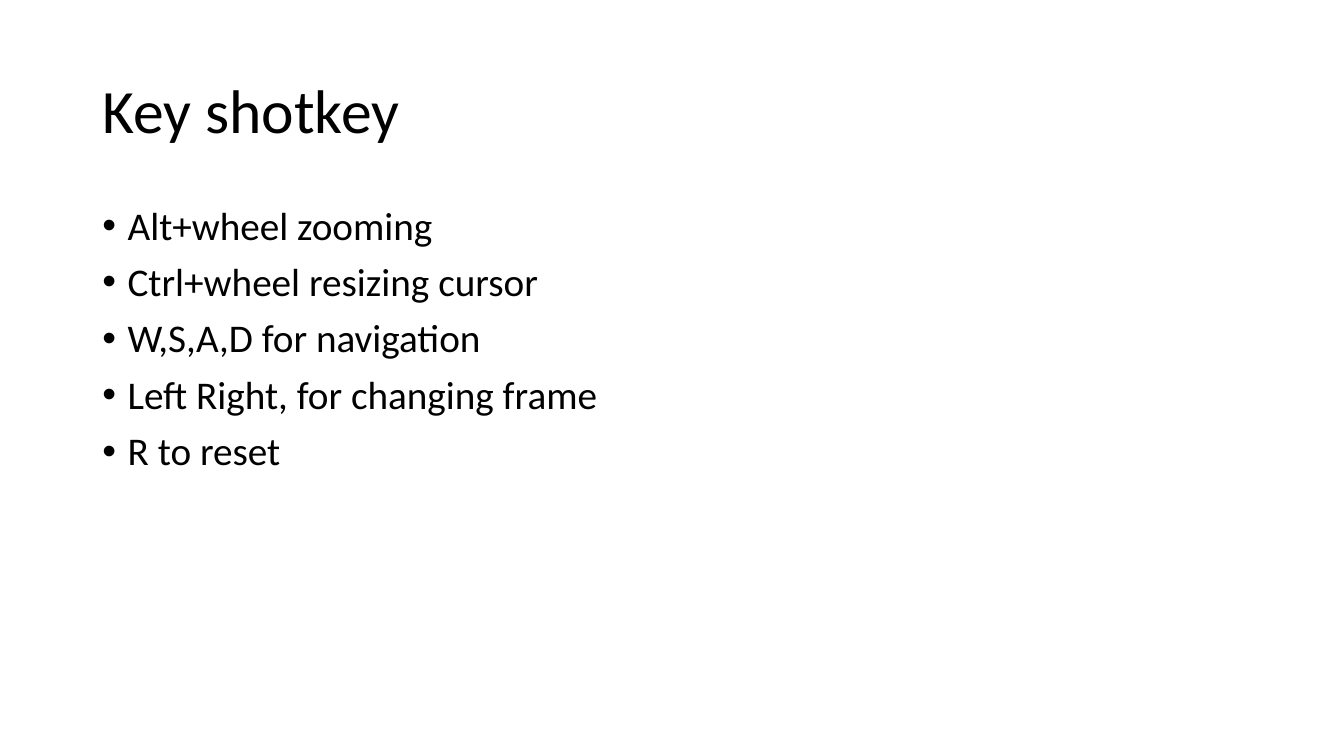
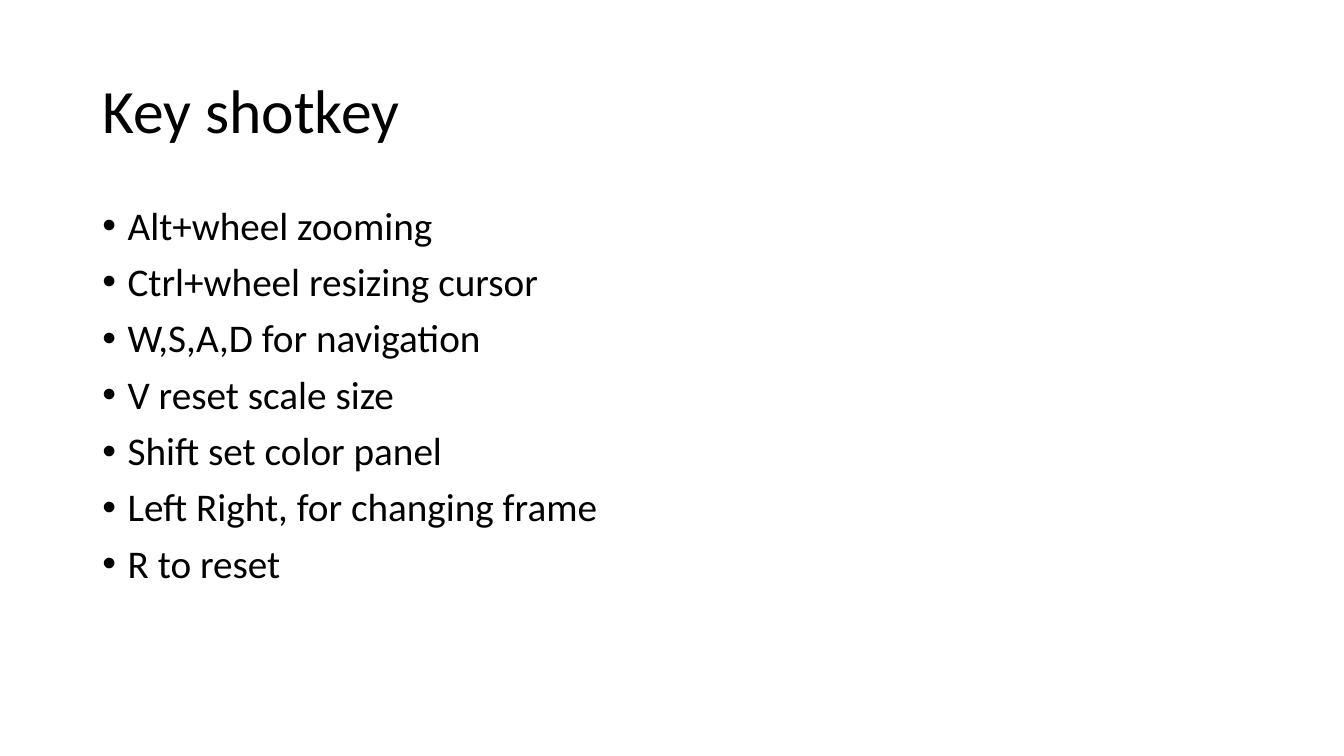
Before and after one commit to YeLyuUT/VideoSemanticLabeler, a slide deck: slide 3 of Structure.pptx. Drawn at 1344x756 pixels with LibreOffice and Linux fonts; fonts in the diff are those of the drawing. Boxes give left, top, right and bottom in pixels: in the first picture for what was removed or moved away, otherwise in the second. Text is boxed around its words. In the diff, an @@ line names an element or a change of style, - is before the commit and + after.

```diff
--- a/Structure.pptx
+++ b/Structure.pptx
@@ text at (x1=128, y1=381, x2=442, y2=472): paragraphs added @@
+• V reset scale size
+• Shift set color panel
```
Also in this commit, not shown: 9 other files.
